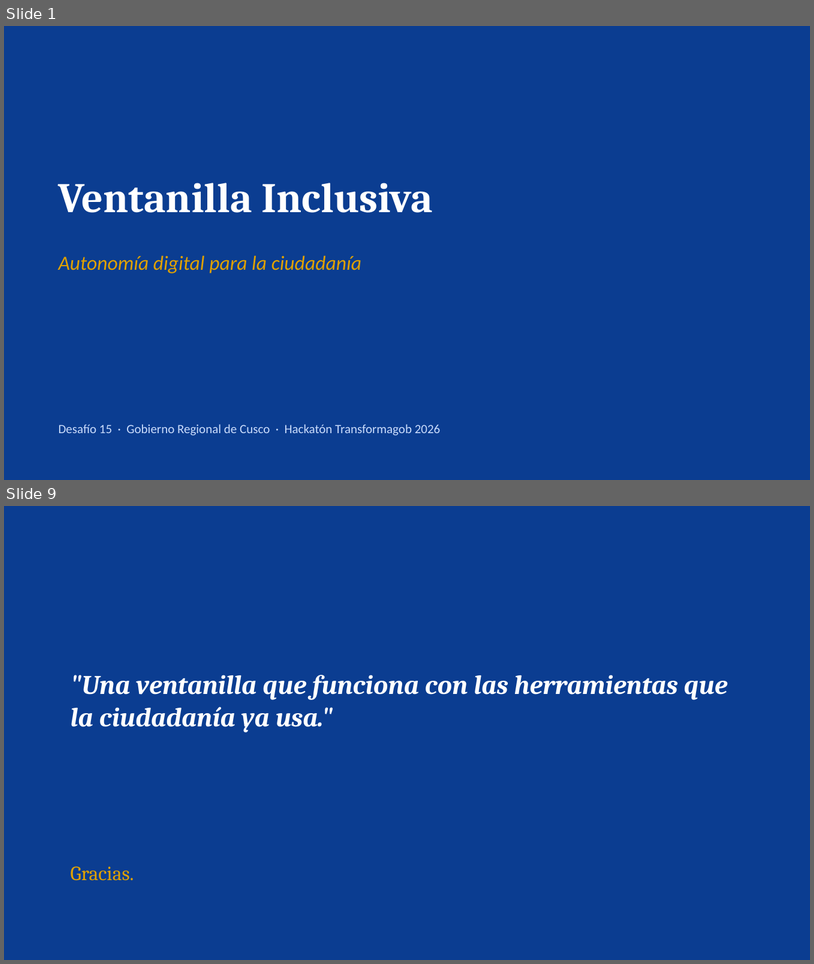
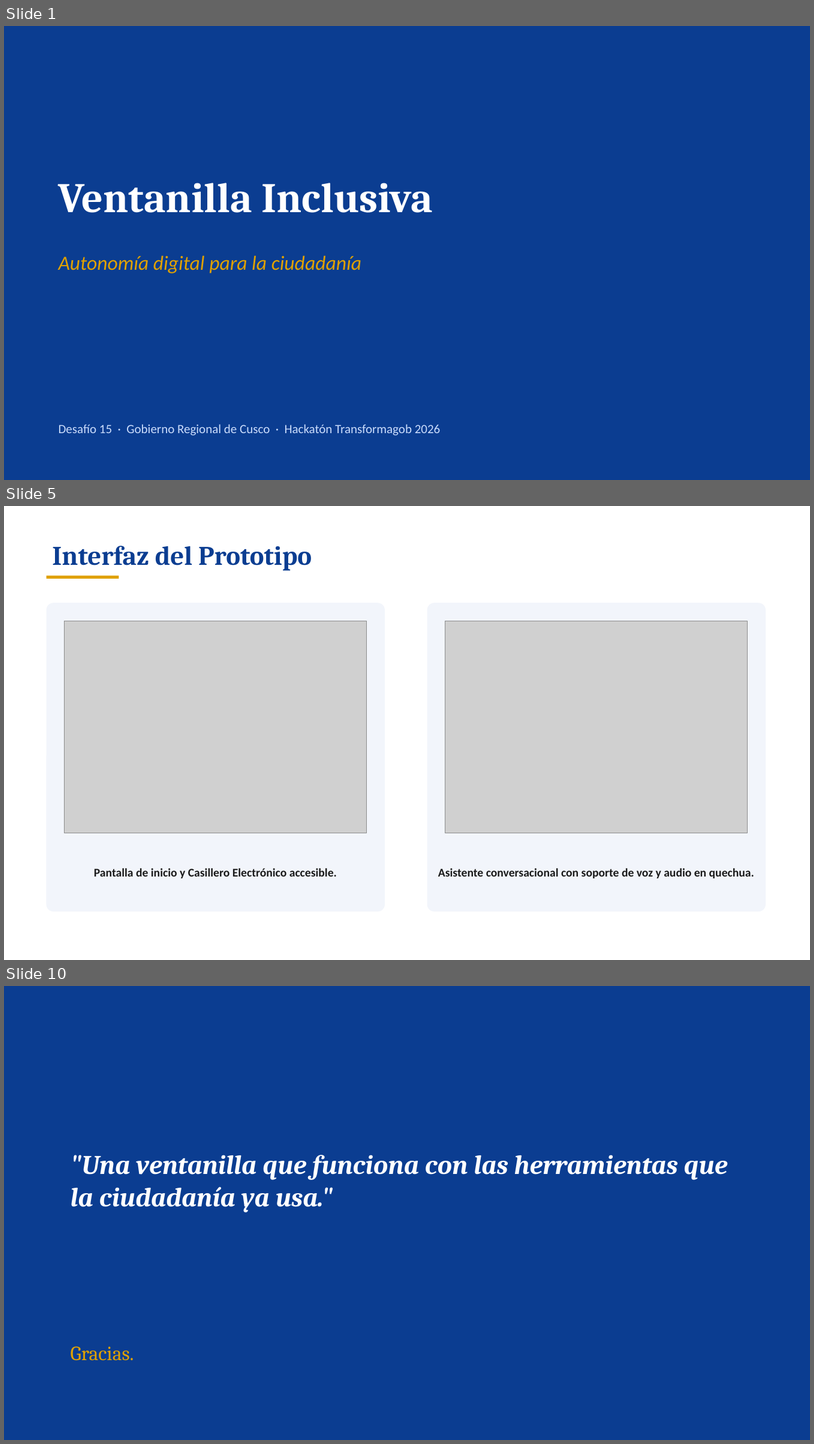
Before and after one commit to rodrigocabrera663-bot/ventanilla-inclusiva, a slide deck: Ventanilla-Inclusiva.pptx. Shown one above the other, each under a label of ours: slides 1 and 9 before the commit, slides 1, 5 and 10 after it; the slides between them are not shown. The pictures are 814x964 and 814x1444 pixels, drawn with LibreOffice and Linux fonts; fonts in the diff are those of the drawing; grey boxes stand for pictures. Boxes give left, top, right and bottom in pixels: in the first picture for what was removed or moved away, otherwise in the second. Text is boxed around its words. In the diff, an @@ line names an element or a change of style, - is before the commit and + after.

```diff
--- a/Ventanilla-Inclusiva.pptx
+++ b/Ventanilla-Inclusiva.pptx
@@ slide 5 added at [4,506,810,960], background #FFFFFF @@
@@ text added at [52,546,312,571], 32 pt, text #0B3D91, bold @@
+Interfaz del Prototipo
@@ rectangle added at [47,576,119,579], fill #E0A100 @@
@@ rounded rectangle added at [47,603,385,912], fill #F2F5FB @@
@@ rounded rectangle added at [428,603,766,912], fill #F2F5FB @@
@@ picture added at [65,621,367,832] @@
@@ picture added at [446,621,748,832] @@
@@ text added at [94,868,337,878], 14 pt, text #1A1A1A, bold @@
+Pantalla de inicio y Casillero Electrónico accesible.
@@ text added at [438,868,755,878], 14 pt, text #1A1A1A, bold @@
+Asistente conversacional con soporte de voz y audio en quechua.
@@ what was slide 9 is now slide 10 @@
```
Also in this commit, not shown: 5 slides changed, 2 other slides added, 2 slides removed, 5 other files.
